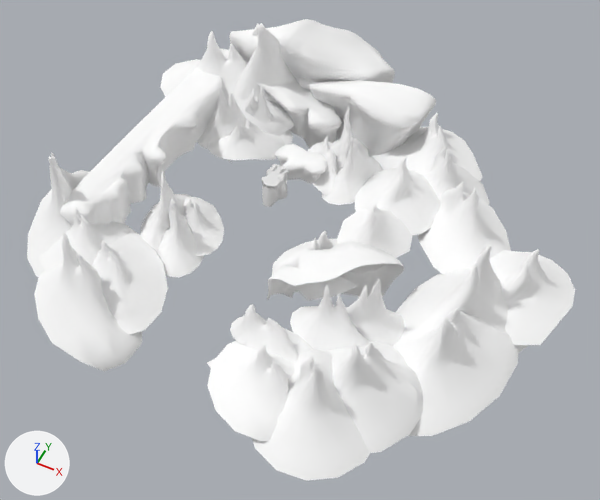
Renders of the FBX model EnemiesReturnsThunderkit/Assets/EnemiesReturns/Assets/contactlight/Outside/Contact Light Terrain.fbx from each side of a commit.
The view is the same before and after, from a 50 mm camera at (6268.0, -11557.0, 12096.0) aimed at (1125.0, -1271.0, -762.0). Arrows for +X, +Y and +Z are at lower left; the lights stay in place. The first picture is the older version.

Objects in the first picture: 'Terrain', 'Terrain OOB'.
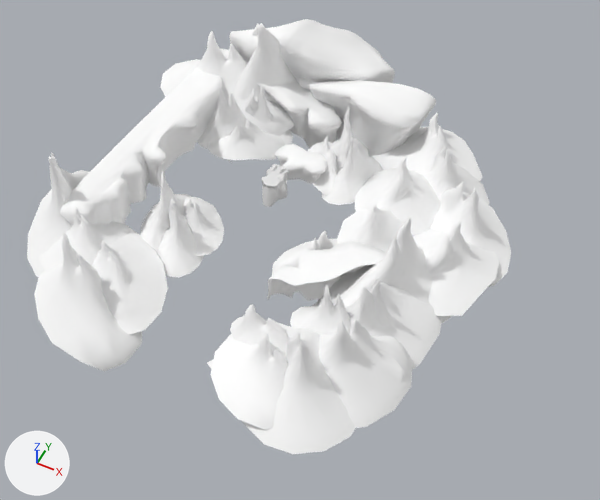
What differs and where, as boxes [x1, y1, x2, y2] in the pictures (600 x 500 px; the box of a moved part takes in the faces that stretch with it):
'Terrain OOB', reshaped (12% narrower)
    before: [27, 19, 575, 481]
    after: [27, 19, 511, 454]
part 1 of me_cube_013, moved or reshaped
    before: [252, 350, 370, 481]
    after: [242, 328, 356, 454]
part 2 of me_cube_013, moved or reshaped
    before: [323, 342, 423, 453]
    after: [319, 319, 413, 428]
part 3 of me_cube_013, moved or reshaped
    before: [395, 245, 528, 352]
    after: [317, 217, 452, 324]
part 4 of me_cube_013, moved or reshaped
    before: [490, 249, 575, 345]
    after: [413, 222, 499, 316]
part 5 of me_cube_013, moved or reshaped
    before: [392, 308, 519, 436]
    after: [312, 278, 442, 370]
part 6 of me_cube_013, moved or reshaped
    before: [207, 341, 309, 442]
    after: [210, 322, 297, 429]

Patch to the scene script:
```diff
--- a/EnemiesReturnsThunderkit/Assets/EnemiesReturns/Assets/contactlight/Outside/Contact Light Terrain.fbx.py
+++ b/EnemiesReturnsThunderkit/Assets/EnemiesReturns/Assets/contactlight/Outside/Contact Light Terrain.fbx.py
@@ me_cube_013 @@
 # used by ob_terrain_oob; location = (0.0, 0.0, 0.0); scale = (-34.3, -34.3, -34.3)
-me_cube_013.from_pydata(...)  # 3898 vertices, 5476 faces; spans x -191.0..139.0, y -147.0..170.0, z -48.0..46.0
+me_cube_013.from_pydata(...)  # 3898 vertices, 5476 faces; spans x -150.0..139.0, y -147.0..160.0, z -48.0..46.0
+# me_cube_013 part 1: the loose piece of 114 vertices spanning x -125.0..-52.0, y 95.0..170.0, z -22.0..26.0 is moved by (12.0, -10.0, 0.0)
+# me_cube_013 part 2: the loose piece of 114 vertices spanning x -140.0..-67.0, y 74.0..150.0, z -22.0..26.0 is moved by (12.0, -10.0, 0.0)
+# me_cube_013 part 3: the loose piece of 129 vertices spanning x -180.0..-100.0, y -19.0..85.0, z -28.0..33.0 is moved by (45.0, 0.0, 0.0)
+# me_cube_013 part 4: the loose piece of 105 vertices spanning x -191.0..-120.0, y -23.0..45.0, z -11.0..31.0 is moved by (45.0, 0.0, 0.0)
+# me_cube_013 part 5: the loose piece of 122 vertices spanning x -174.0..-96.0, y 18.0..123.0, z -15.0..31.0 is moved by (45.0, 0.0, 0.0)
+# me_cube_013 part 6: the loose piece of 95 vertices spanning x -94.0..-27.0, y 98.0..162.0, z -11.0..21.0 is moved by (2.0, -7.0, 0.0)
 me_cube_013.materials.append(mat_probuilderdefault_011)
```
